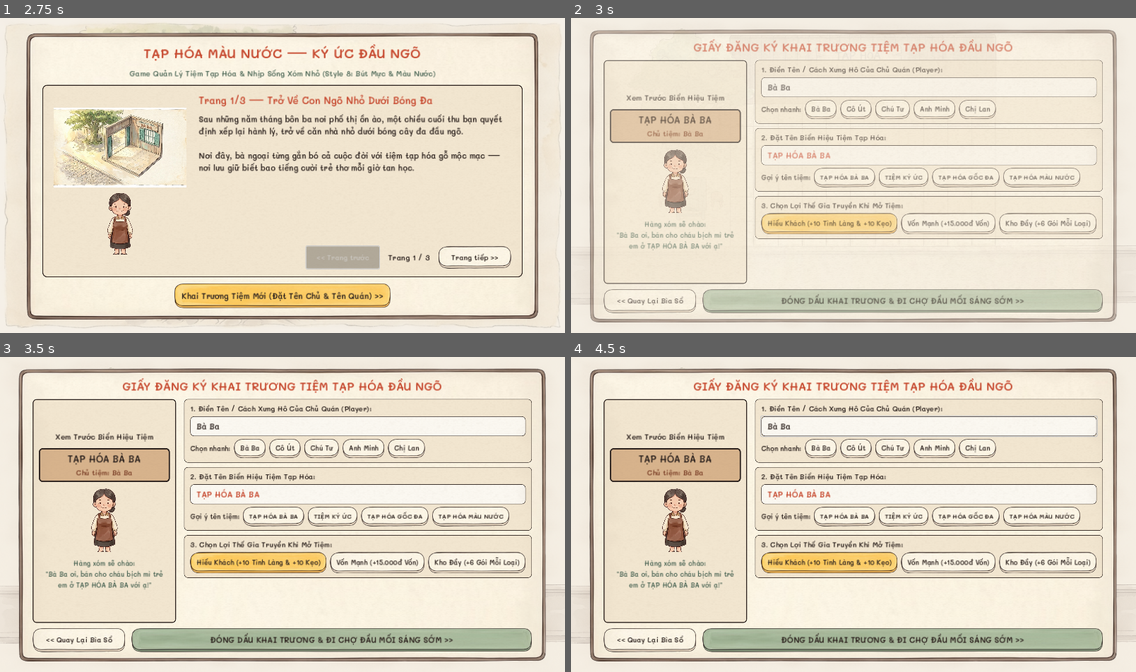
Above: before the commit, frames 1-4 (two rows, left to right).
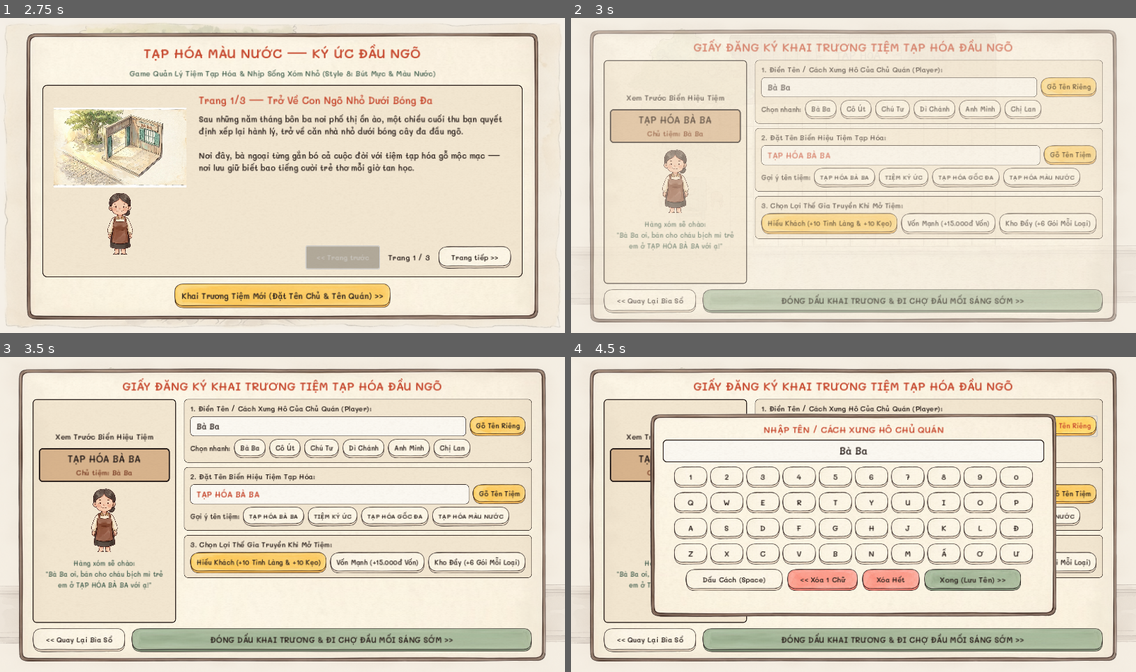
Above: after the commit, the same moments.

Repository: Blackerd/tap-hoa-mau-nuoc
Game: Godot game, scene res://scenes/story_intro_scene.tscn
Two runs of this game, one before a commit and one after it. Both use one fixed random seed, a clock stepped at 60 frames per second and the inputs below.
Inputs (mouse positions are in pixels of both pictures, inside the frame that each line leads up to):
- Up to frame 1 (2.75 s): move the mouse to (406, 159) at 0.52 s; hold D 0.53-1.25 s; click (406, 159) at 0.67 s; click "Trang tiếp >>" at 1.25 s; click "<< Trang trước" at 2 s
- Up to frame 2 (3 s): click "Khai Trương Tiệm Mới (Đặt Tên…" at 2.75 s
- Up to frame 3 (3.5 s): no input
- Up to frame 4 (4.5 s): click "Bà Ba" at 3.5 s; click (1068, 426) at 4.25 s, where only the run after the commit has a clickable "Gõ Tên Riêng"

Frame 1 is identical in both runs. In frame 2, 1.4% of the frame differs, in the area x 61-94%, y 18-47%; in frame 3, 1.6%; in frame 4, 21%, in the area x 14-94%, y 17-83%.

Commit message:
fix(web): lock mobile portrait dimensions against iOS iframe expansion & replace native OS keyboard with in-game landscape keyboard

Diff:
--- a/scripts/scenes/owner_setup_scene.gd
+++ b/scripts/scenes/owner_setup_scene.gd
@@ -26,6 +26,10 @@
 
 var selected_perk_id: String = "neighbor"
 var perk_buttons: Dictionary = {}
+var kb_modal: PanelContainer
+var kb_target_input: LineEdit
+var kb_preview_lbl: Label
+var kb_title_lbl: Label
 
 func _ready() -> void:
 	set_anchors_and_offsets_preset(Control.PRESET_FULL_RECT)
@@ -200,15 +204,33 @@
 	l1.add_theme_font_size_override("font_size", 16)
 	v1.add_child(l1)
 
+	var inp_row1 := HBoxContainer.new()
+	inp_row1.add_theme_constant_override("separation", 8)
+	v1.add_child(inp_row1)
+
 	input_owner_name = LineEdit.new()
 	input_owner_name.text = "Bà Ba"
 	input_owner_name.placeholder_text = "Ví dụ: Bà Ba, Cô Út, Chú Tư, Minh..."
+	input_owner_name.virtual_keyboard_enabled = false
+	input_owner_name.size_flags_horizontal = Control.SIZE_EXPAND_FILL
 	input_owner_name.custom_minimum_size = Vector2(0, 44)
 	input_owner_name.add_theme_color_override("font_color", INK_DARK)
 	input_owner_name.add_theme_font_size_override("font_size", 18)
 	input_owner_name.add_theme_stylebox_override("normal", _style_box(PAPER_CREAM, INK_DARK, 1))
 	input_owner_name.text_changed.connect(func(_t: String) -> void: _update_live_preview())
-	v1.add_child(input_owner_name)
+	input_owner_name.gui_input.connect(func(ev: InputEvent) -> void:
+		if ev is InputEventMouseButton and ev.pressed and ev.button_index == MOUSE_BUTTON_LEFT:
+			_open_ingame_kb(input_owner_name, "NHẬP TÊN / CÁCH XƯNG HÔ CHỦ QUÁN")
+	)
+	inp_row1.add_child(input_owner_name)
+
+	var btn_kb1 := Button.new()
+	btn_kb1.text = "Gõ Tên Riêng"
+	_apply_btn(btn_kb1, TEX_BTN_YELLOW, 15)
+	btn_kb1.pressed.connect(func() -> void:
+		_open_ingame_kb(input_owner_name, "NHẬP TÊN / CÁCH XƯNG HÔ CHỦ QUÁN")
+	)
+	inp_row1.add_child(btn_kb1)
 
 	var row1_presets := HBoxContainer.new()
 	row1_presets.add_theme_constant_override("separation", 8)
@@ -220,7 +242,7 @@
 	preset_lbl1.add_theme_font_size_override("font_size", 15)
 	row1_presets.add_child(preset_lbl1)
 
-	for po in ["Bà Ba", "Cô Út", "Chú Tư", "Anh Minh", "Chị Lan"]:
+	for po in ["Bà Ba", "Cô Út", "Chú Tư", "Dì Chánh", "Anh Minh", "Chị Lan"]:
 		var b := Button.new()
 		b.text = po
 		_apply_btn(b, TEX_BTN_CREAM, 15)
@@ -246,15 +268,33 @@
 	l2.add_theme_font_size_override("font_size", 16)
 	v2.add_child(l2)
 
+	var inp_row2 := HBoxContainer.new()
+	inp_row2.add_theme_constant_override("separation", 8)
+	v2.add_child(inp_row2)
+
 	input_store_name = LineEdit.new()
 	input_store_name.text = "TẠP HÓA BÀ BA"
 	input_store_name.placeholder_text = "Ví dụ: TẠP HÓA BÀ BA, TIỆM KÝ ỨC..."
+	input_store_name.virtual_keyboard_enabled = false
+	input_store_name.size_flags_horizontal = Control.SIZE_EXPAND_FILL
 	input_store_name.custom_minimum_size = Vector2(0, 44)
 	input_store_name.add_theme_color_override("font_color", STAMP_RED)
 	input_store_name.add_theme_font_size_override("font_size", 18)
 	input_store_name.add_theme_stylebox_override("normal", _style_box(PAPER_CREAM, INK_DARK, 1))
 	input_store_name.text_changed.connect(func(_t: String) -> void: _update_live_preview())
-	v2.add_child(input_store_name)
+	input_store_name.gui_input.connect(func(ev: InputEvent) -> void:
+		if ev is InputEventMouseButton and ev.pressed and ev.button_index == MOUSE_BUTTON_LEFT:
+			_open_ingame_kb(input_store_name, "ĐẶT TÊN BIỂN HIỆU TIỆM TẠP HÓA")
+	)
+	inp_row2.add_child(input_store_name)
+
+	var btn_kb2 := Button.new()
+	btn_kb2.text = "Gõ Tên Tiệm"
+	_apply_btn(btn_kb2, TEX_BTN_YELLOW, 15)
+	btn_kb2.pressed.connect(func() -> void:
+		_open_ingame_kb(input_store_name, "ĐẶT TÊN BIỂN HIỆU TIỆM TẠP HÓA")
+	)
+	inp_row2.add_child(btn_kb2)
 
 	var row2_presets := HBoxContainer.new()
 	row2_presets.add_theme_constant_override("separation", 8)
@@ -338,6 +378,121 @@
 	)
 	bot_row.add_child(btn_confirm)
 
+	_build_ingame_keyboard()
+
+func _build_ingame_keyboard() -> void:
+	kb_modal = PanelContainer.new()
+	kb_modal.set_anchors_and_offsets_preset(Control.PRESET_CENTER)
+	kb_modal.custom_minimum_size = Vector2(920, 460)
+	kb_modal.grow_horizontal = Control.GROW_DIRECTION_BOTH
+	kb_modal.grow_vertical = Control.GROW_DIRECTION_BOTH
+	kb_modal.add_theme_stylebox_override("panel", _style_tex_panel(TEX_CARD_BROWN, 28, 22))
+	kb_modal.visible = false
+	add_child(kb_modal)
+
+	var v := VBoxContainer.new()
+	v.add_theme_constant_override("separation", 10)
+	kb_modal.add_child(v)
+
+	kb_title_lbl = Label.new()
+	kb_title_lbl.text = "BÀN PHÍM TRONG GAME (KHÔNG BỊ CHE MÀN HÌNH DỌC)"
+	kb_title_lbl.horizontal_alignment = HORIZONTAL_ALIGNMENT_CENTER
+	kb_title_lbl.add_theme_color_override("font_color", STAMP_RED)
+	kb_title_lbl.add_theme_font_size_override("font_size", 20)
+	v.add_child(kb_title_lbl)
+
+	var preview_box := PanelContainer.new()
+	preview_box.add_theme_stylebox_override("panel", _style_box(PAPER_CREAM, INK_DARK, 2))
+	v.add_child(preview_box)
+
+	kb_preview_lbl = Label.new()
+	kb_preview_lbl.horizontal_alignment = HORIZONTAL_ALIGNMENT_CENTER
+	kb_preview_lbl.add_theme_color_override("font_color", INK_DARK)
+	kb_preview_lbl.add_theme_font_size_override("font_size", 22)
+	preview_box.add_child(kb_preview_lbl)
+
+	var rows: Array[Array] = [
+		["1", "2", "3", "4", "5", "6", "7", "8", "9", "0"],
+		["Q", "W", "E", "R", "T", "Y", "U", "I", "O", "P"],
+		["A", "S", "D", "F", "G", "H", "J", "K", "L", "Đ"],
+		["Z", "X", "C", "V", "B", "N", "M", "Ấ", "Ơ", "Ư"]
+	]
+	for r in rows:
+		var h := HBoxContainer.new()
+		h.alignment = BoxContainer.ALIGNMENT_CENTER
+		h.add_theme_constant_override("separation", 6)
+		v.add_child(h)
+		for ch in r:
+			var kbtn := Button.new()
+			kbtn.text = ch
+			kbtn.custom_minimum_size = Vector2(76, 48)
+			_apply_btn(kbtn, TEX_BTN_CREAM, 17)
+			var c_str: String = ch
+			kbtn.pressed.connect(func() -> void:
+				if kb_target_input:
+					kb_target_input.text += c_str
+					kb_preview_lbl.text = kb_target_input.text
+					_update_live_preview()
+			)
+			h.add_child(kbtn)
+
+	var act_row := HBoxContainer.new()
+	act_row.alignment = BoxContainer.ALIGNMENT_CENTER
+	act_row.add_theme_constant_override("separation", 10)
+	v.add_child(act_row)
+
+	var btn_space := Button.new()
+	btn_space.text = "Dấu Cách (Space)"
+	btn_space.custom_minimum_size = Vector2(220, 50)
+	_apply_btn(btn_space, TEX_BTN_CREAM, 16)
+	btn_space.pressed.connect(func() -> void:
+		if kb_target_input:
+			kb_target_input.text += " "
+			kb_preview_lbl.text = kb_target_input.text
+			_update_live_preview()
+	)
+	act_row.add_child(btn_space)
+
+	var btn_bs := Button.new()
+	btn_bs.text = "<< Xóa 1 Chữ"
+	btn_bs.custom_minimum_size = Vector2(160, 50)
+	_apply_btn(btn_bs, TEX_BTN_PINK, 16)
+	btn_bs.pressed.connect(func() -> void:
+		if kb_target_input and kb_target_input.text.length() > 0:
+			kb_target_input.text = kb_target_input.text.substr(0, kb_target_input.text.length() - 1)
+			kb_preview_lbl.text = kb_target_input.text
+			_update_live_preview()
+	)
+	act_row.add_child(btn_bs)
+
+	var btn_clear := Button.new()
+	btn_clear.text = "Xóa Hết"
+	btn_clear.custom_minimum_size = Vector2(130, 50)
+	_apply_btn(btn_clear, TEX_BTN_PINK, 16)
+	btn_clear.pressed.connect(func() -> void:
+		if kb_target_input:
+			kb_target_input.text = ""
+			kb_preview_lbl.text = ""
+			_update_live_preview()
+	)
+	act_row.add_child(btn_clear)
+
+	var btn_done := Button.new()
+	btn_done.text = "Xong (Lưu Tên) >>"
+	btn_done.custom_minimum_size = Vector2(220, 50)
+	_apply_btn(btn_done, TEX_BTN_GREEN, 17)
+	btn_done.pressed.connect(func() -> void:
+		kb_modal.visible = false
+		_update_live_preview()
+	)
+	act_row.add_child(btn_done)
+
+func _open_ingame_kb(target: LineEdit, title_text: String) -> void:
+	kb_target_input = target
+	kb_title_lbl.text = title_text
+	kb_preview_lbl.text = target.text
+	kb_modal.visible = true
+
 func _select_perk(perk_id: String) -> void:
 	selected_perk_id = perk_id
 	for k in perk_buttons:
--- a/scripts/ui/game_ui_controller.gd
+++ b/scripts/ui/game_ui_controller.gd
@@ -571,6 +571,7 @@
 	input_owner_name = LineEdit.new()
 	input_owner_name.text = "Bà Ba"
 	input_owner_name.placeholder_text = "Nhập tên chủ quán..."
+	input_owner_name.virtual_keyboard_enabled = false
 	input_owner_name.size_flags_horizontal = Control.SIZE_EXPAND_FILL
 	input_owner_name.add_theme_color_override("font_color", INK_DARK)
 	input_owner_name.add_theme_stylebox_override("normal", _style_paper_panel(PAPER_CREAM, INK_DARK, 1))
@@ -606,6 +607,7 @@
 	input_store_name = LineEdit.new()
 	input_store_name.text = "TẠP HÓA BÀ BA"
 	input_store_name.placeholder_text = "Nhập tên biển hiệu tạp hóa..."
+	input_store_name.virtual_keyboard_enabled = false
 	input_store_name.size_flags_horizontal = Control.SIZE_EXPAND_FILL
 	input_store_name.add_theme_color_override("font_color", STAMP_RED)
 	input_store_name.add_theme_stylebox_override("normal", _style_paper_panel(PAPER_CREAM, INK_DARK, 1))
Not shown, changed: export_presets.cfg
Not shown, changed: build_web.ps1
